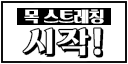
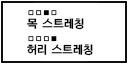
Layer changes from the first 128×64 image to the second:
added group "그룹 2 복사" with 6 layers above "그룹 2" over [27, 10, 93, 56]
added group "목" (1st of 2, in "그룹 2 복사") with 2 layers in group "그룹 2 복사" over [27, 10, 84, 30]
added layer "□□■□" (1st of 2, in "그룹 2 복사" › "목") in group "목" over [28, 10, 57, 16]
added layer "목 스트레칭" (1st of 2, in "그룹 2 복사" › "목") in group "목" over [27, 18, 84, 30]
added group "허리" (1st of 2, in "그룹 2 복사") with 2 layers in group "그룹 2 복사" over [27, 36, 93, 56]
added layer "허리 스트레칭" in group "허리" over [27, 44, 93, 56]
added layer "□□□■" (1st of 2, in "그룹 2 복사" › "허리") in group "허리" over [28, 36, 57, 42]
renamed "목차" to "목스트레칭 시작!", hid the group it (3 layers) over [17, 8, 111, 59]
